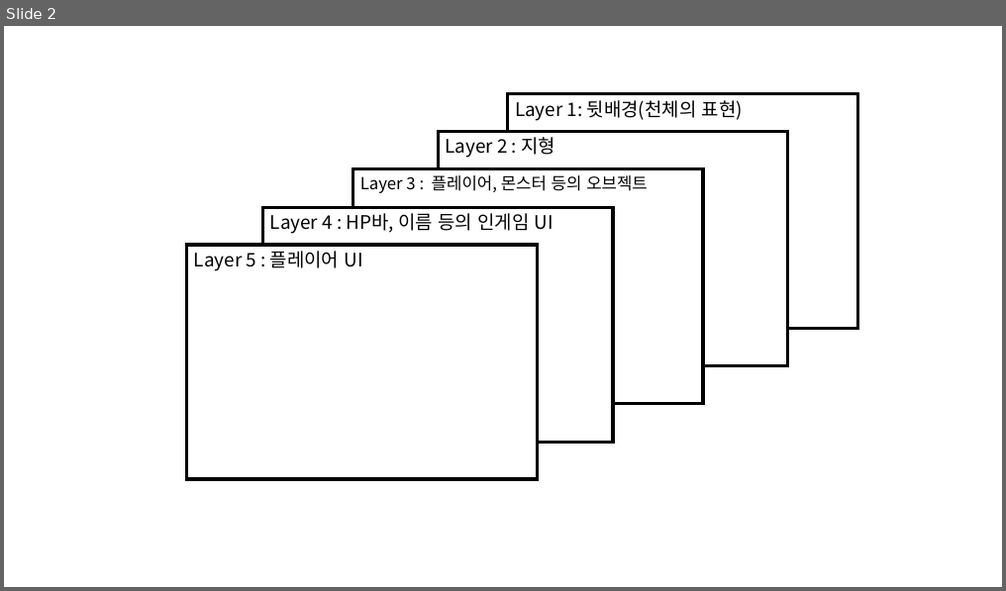
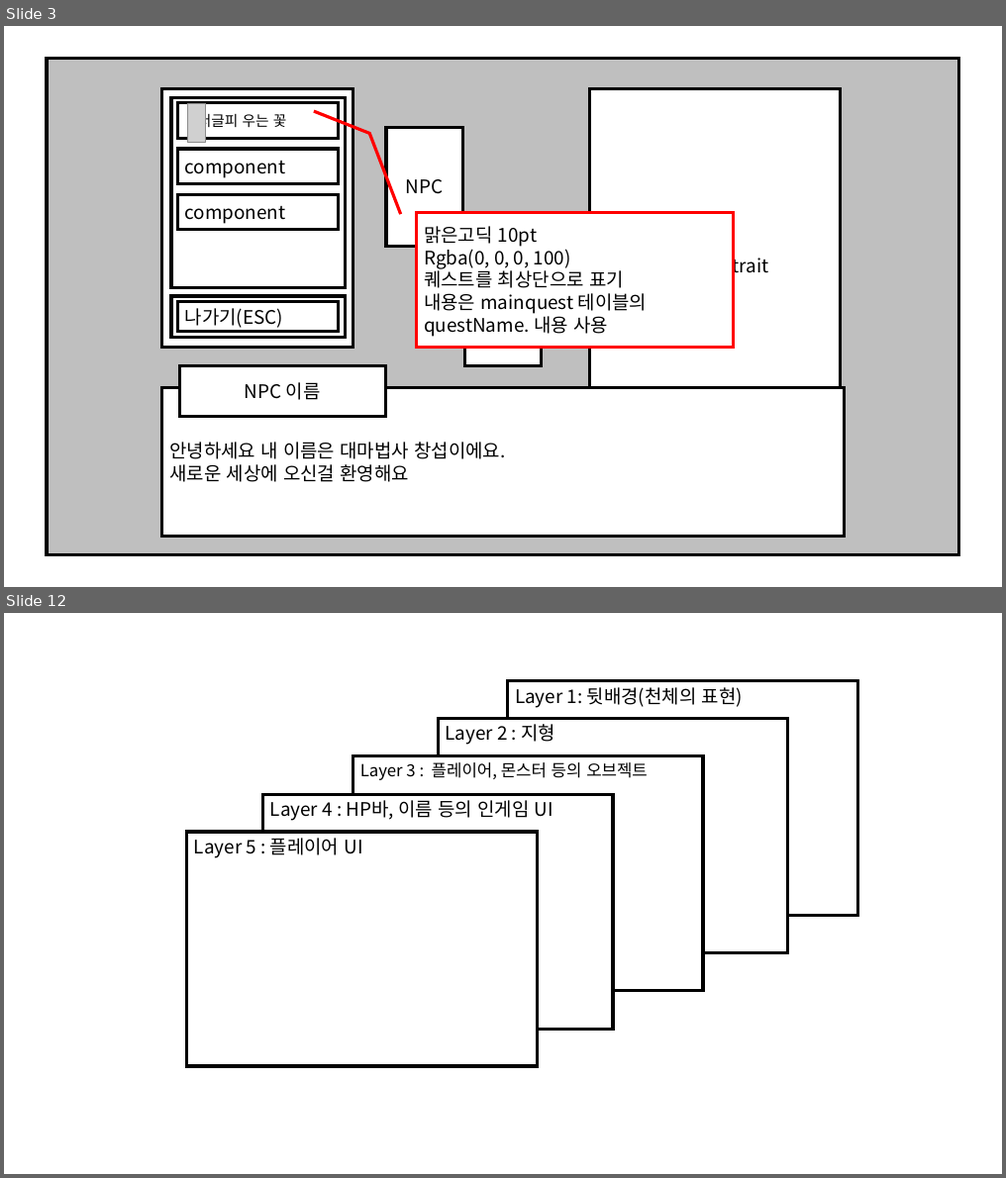
Before and after one commit to korleinster/gamebusdriver, a slide deck: plan/forwork.pptx. Shown one above the other, each under a label of ours: slide 2 before the commit, slides 3 and 12 after it; the slides between them are not shown. The pictures are 1006x591 and 1006x1178 pixels, drawn with LibreOffice and Linux fonts; fonts in the diff are those of the drawing; grey boxes stand for pictures. Boxes give left, top, right and bottom in pixels: in the first picture for what was removed or moved away, otherwise in the second. Text is boxed around its words. In the diff, an @@ line names an element or a change of style, - is before the commit and + after.

Commit message:
[신창섭]
1. 불필요파일 정리
2 게임설계2 발표 후 내용 정리(2장)
  - 기획서 내용 시각화
  - 내용 간소화
3. 게임 내 천체에 대한 설정 수정
  - 하늘 삭제
  - 클라, 서버단 클리퍼 내용 추가

```diff
--- a/plan/forwork.pptx
+++ b/plan/forwork.pptx
@@ slide 3 added at <box>4,26,1002,587</box>, background #FFFFFF @@
@@ rectangle added at <box>47,59,959,556</box>, fill #BFBFBF, outline #000000 3 pt @@
@@ rectangle added at <box>162,89,352,348</box>, fill #FFFFFF, outline #000000 3 pt @@
@@ rectangle added at <box>171,98,346,288</box>, fill #FFFFFF, outline #000000 3 pt @@
@@ rectangle added at <box>177,103,338,138</box>, fill #FFFFFF, outline #000000 3 pt, 14 pt, text #000000 @@
+서글피 우는 꽃
@@ picture added at <box>187,104,206,143</box> @@
@@ rectangle added at <box>589,89,841,444</box>, fill #FFFFFF, outline #000000 3 pt, 18 pt, text #000000 @@
+NPC portrait
@@ rectangle added at <box>386,127,463,246</box>, fill #FFFFFF, outline #000000 3 pt, 18 pt, text #000000 @@
+NPC
@@ rectangle added at <box>177,149,338,184</box>, fill #FFFFFF, outline #000000 3 pt, 18 pt, text #000000 @@
+component
@@ rectangle added at <box>177,195,338,230</box>, fill #FFFFFF, outline #000000 3 pt, 18 pt, text #000000 @@
+component
@@ border callout added at <box>417,212,734,347</box>, fill #FFFFFF, outline #FF0000 3 pt, 18 pt, text #000000 @@
+맑은고딕 10pt
+Rgba(0, 0, 0, 100)
+퀘스트를 최상단으로 표기
+내용은 mainquest 테이블의
+questName. 내용 사용
@@ rectangle added at <box>465,248,542,367</box>, fill #FFFFFF, outline #000000 3 pt, 18 pt, text #000000 @@
+플레
+이어
@@ rectangle added at <box>171,296,346,338</box>, fill #FFFFFF, outline #000000 3 pt @@
@@ rectangle added at <box>177,301,338,332</box>, fill #FFFFFF, outline #000000 3 pt, 18 pt, text #000000 @@
+나가기(ESC)
@@ rectangle added at <box>179,366,385,416</box>, fill #FFFFFF, outline #000000 3 pt, 18 pt, text #000000 @@
+NPC 이름
@@ rectangle added at <box>162,387,844,537</box>, fill #FFFFFF, outline #000000 3 pt, 18 pt, text #000000 @@
+안녕하세요 내 이름은 대마법사 창섭이에요.
+새로운 세상에 오신걸 환영해요
@@ what was slide 2 is now slide 12 @@
```
Also in this commit, not shown: 3 slides changed, 10 other slides added, 5 other files.
